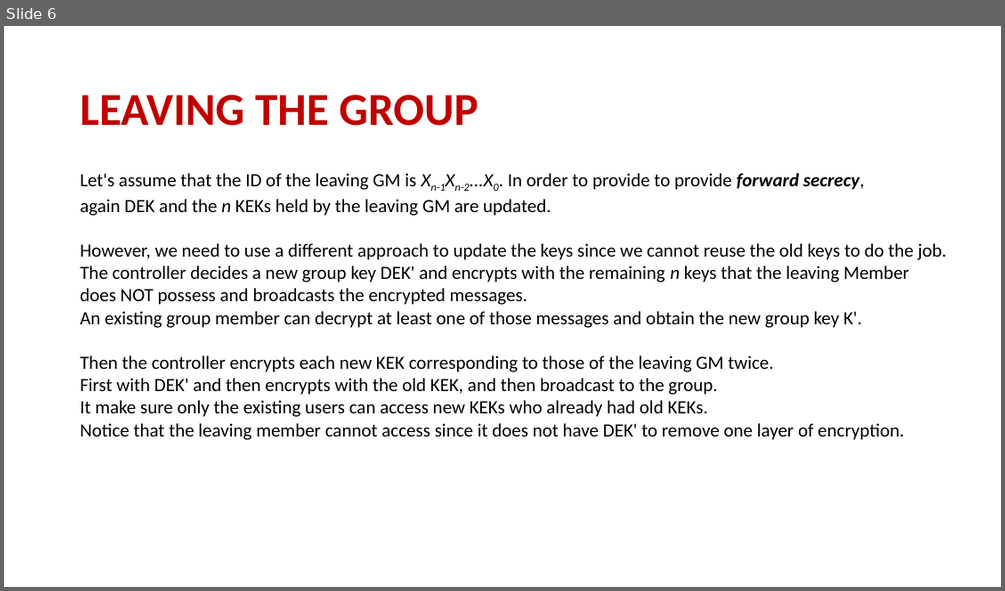
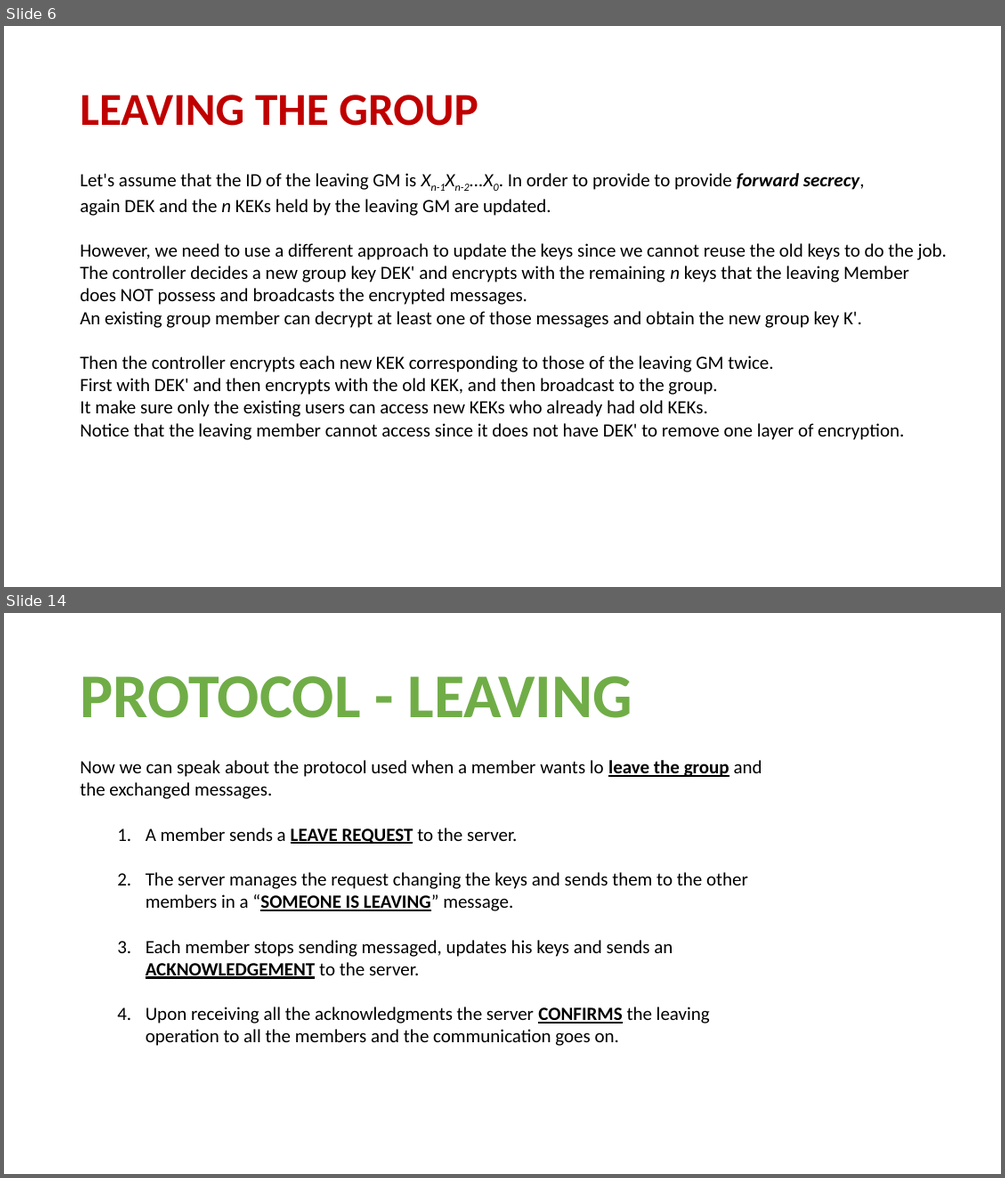
Before and after one commit to stajfar/distributed-systems-brusamento-ceruti-donetti, a slide deck: SecureGroup/documentation/SECURE GROUP COMMUNICATION.pptx. Shown one above the other, each under a label of ours: slide 6 before the commit, slides 6 and 14 after it; the slides between them are not shown. The pictures are 1005x591 and 1005x1178 pixels, drawn with LibreOffice and Linux fonts; fonts in the diff are those of the drawing. Boxes give left, top, right and bottom in pixels: in the first picture for what was removed or moved away, otherwise in the second. Text is boxed around its words. In the diff, an @@ line names an element or a change of style, - is before the commit and + after.

Commit message:
Class Server + Update Power Point

```diff
--- a/SecureGroup/documentation/SECURE GROUP COMMUNICATION.pptx
+++ b/SecureGroup/documentation/SECURE GROUP COMMUNICATION.pptx
@@ slide 14 added at (4, 613, 1001, 1174), background #FFFFFF @@
@@ title added at (80, 676, 632, 718), 60 pt, text #70AD47, bold @@
+PROTOCOL - LEAVING
@@ text added at (80, 760, 762, 1046), 18 pt, text #000000 @@
+Now we can speak about the protocol used when a member wants lo leave the group and the exchanged messages.
+  1. A member sends a LEAVE REQUEST to the server.
+  2. The server manages the request changing the keys and sends them to the other members in a “SOMEONE IS LEAVING” message.
+  3. Each member stops sending messaged, updates his keys and sends an ACKNOWLEDGEMENT to the server.
+  4. Upon receiving all the acknowledgments the server CONFIRMS the leaving operation to all the members and the communication goes on.
```
Also in this commit, not shown: 6 slides changed, 9 other slides added, 5 other files.
